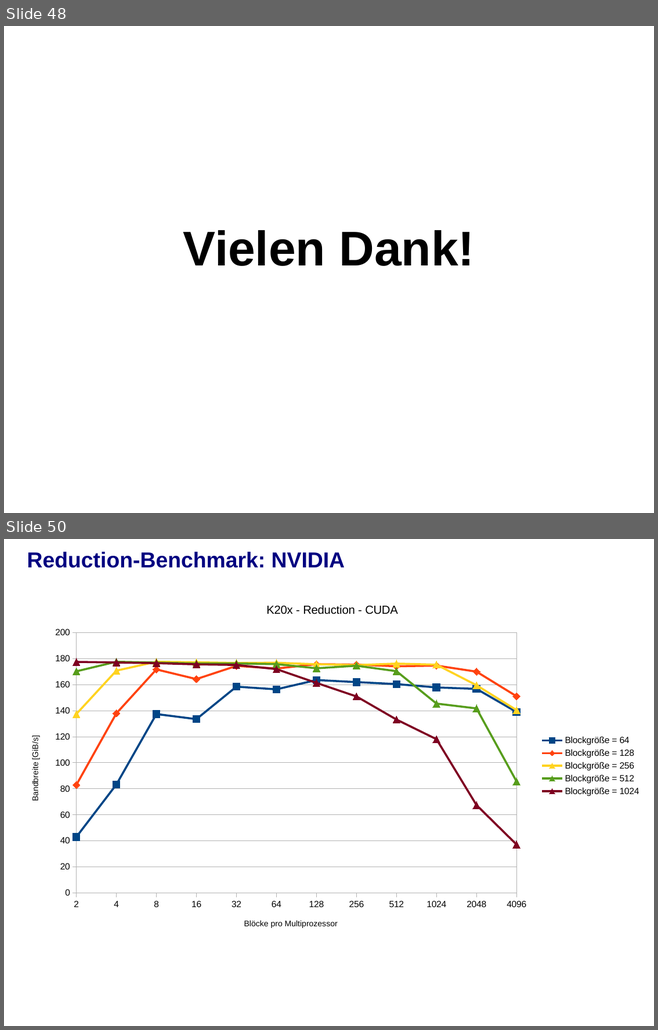
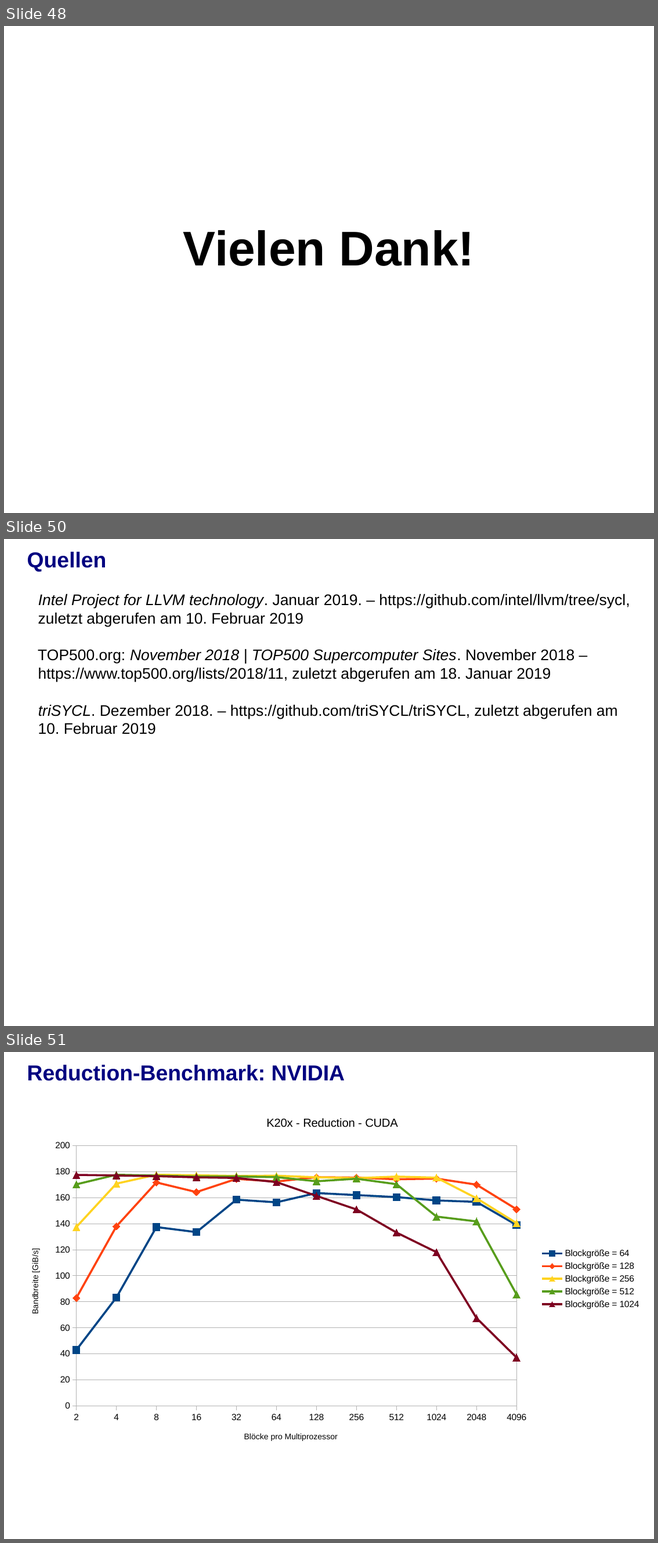
Before and after one commit to j-stephan/fpg, a slide deck: presentation/presentation.odp. Shown one above the other, each under a label of ours: slides 48 and 50 before the commit, slides 48, 50 and 51 after it; the slides between them are not shown. The pictures are 658x1030 and 658x1543 pixels, drawn with LibreOffice and Linux fonts; fonts in the diff are those of the drawing; background and template pictures are left out. Boxes give left, top, right and bottom in pixels: in the first picture for what was removed or moved away, otherwise in the second. Text is boxed around its words. In the diff, an @@ line names an element or a change of style, - is before the commit and + after.

```diff
--- a/presentation/presentation.odp
+++ b/presentation/presentation.odp
@@ slide 50 added at box(4, 539, 654, 1026), background #FFFFFF @@
@@ title added at box(27, 552, 107, 572), 24 pt, text #000080, bold @@
+Quellen
@@ subtitle added at box(38, 594, 629, 734), 17 pt, text #000000 @@
+Intel Project for LLVM technology. Januar 2019. – https://github.com/intel/llvm/tree/sycl,
+zuletzt abgerufen am 10. Februar 2019
+TOP500.org: November 2018 | TOP500 Supercomputer Sites. November 2018 –
+https://www.top500.org/lists/2018/11, zuletzt abgerufen am 18. Januar 2019
+triSYCL. Dezember 2018. – https://github.com/triSYCL/triSYCL, zuletzt abgerufen am
+10. Februar 2019
@@ what was slide 50 is now slide 51 @@
```
Also in this commit, not shown: 2 slides changed, 1 other file.
